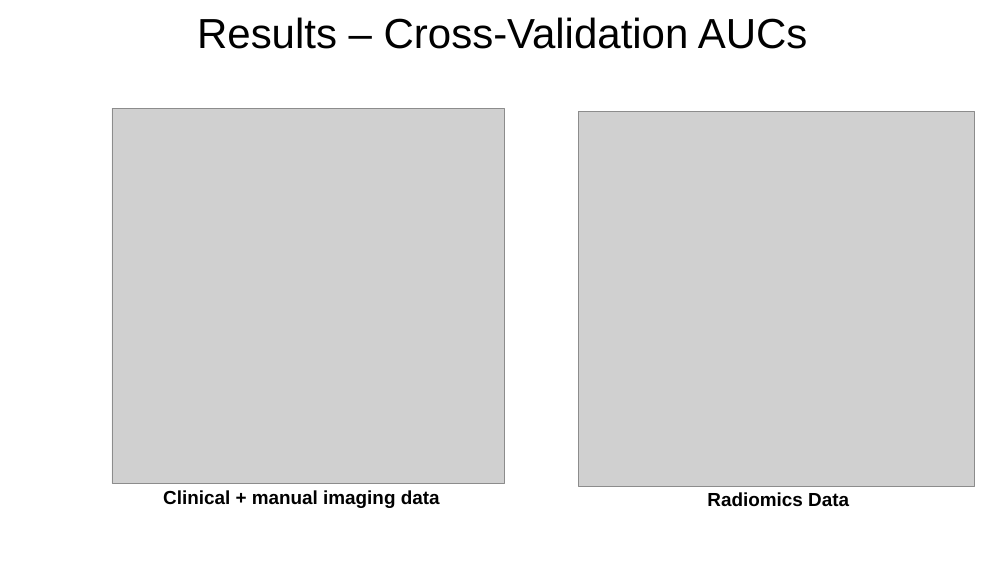
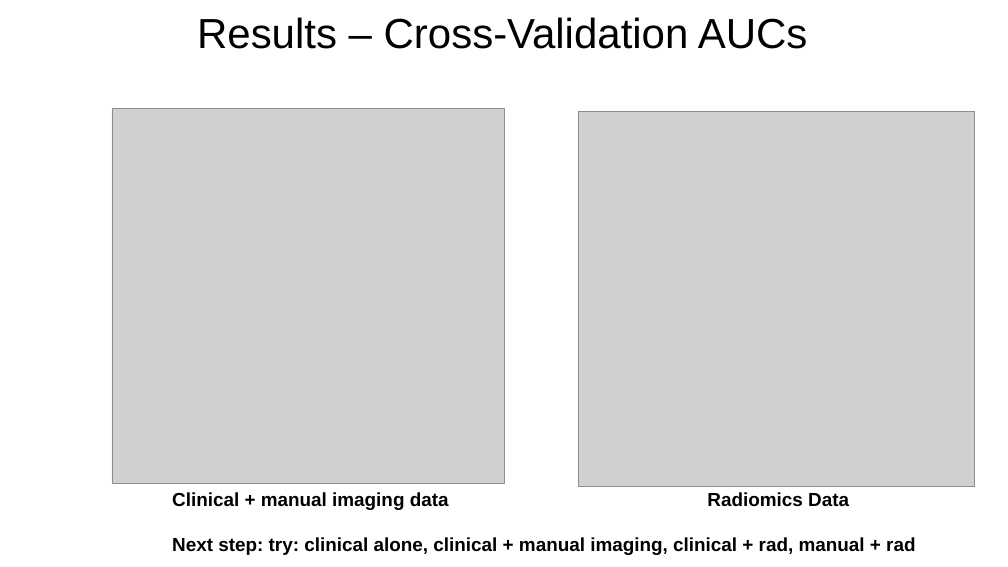
Before and after one commit to ricky-hu/carotid, a slide deck: slide 23 of mar2update.pptx. Drawn at 1008x567 pixels with LibreOffice and Linux fonts; fonts in the diff are those of the drawing; grey boxes stand for pictures. Boxes give left, top, right and bottom in pixels: in the first picture for what was removed or moved away, otherwise in the second. Text is boxed around its words. In the diff, an @@ line names an element or a change of style, - is before the commit and + after.

```diff
--- a/mar2update.pptx
+++ b/mar2update.pptx
@@ text "Clinical + manual imaging data": place and size @@
-text "Clinical + manual imaging data" at (163, 490, 440, 508)
+text "Clinical + manual imaging data" at (172, 492, 915, 555)
@@ text at (172, 537, 915, 555): paragraph added @@
+Next step: try: clinical alone, clinical + manual imaging, clinical + rad, manual + rad
```
Also in this commit, not shown: 1 other slide changed, 1 slide added, 3 other files.
